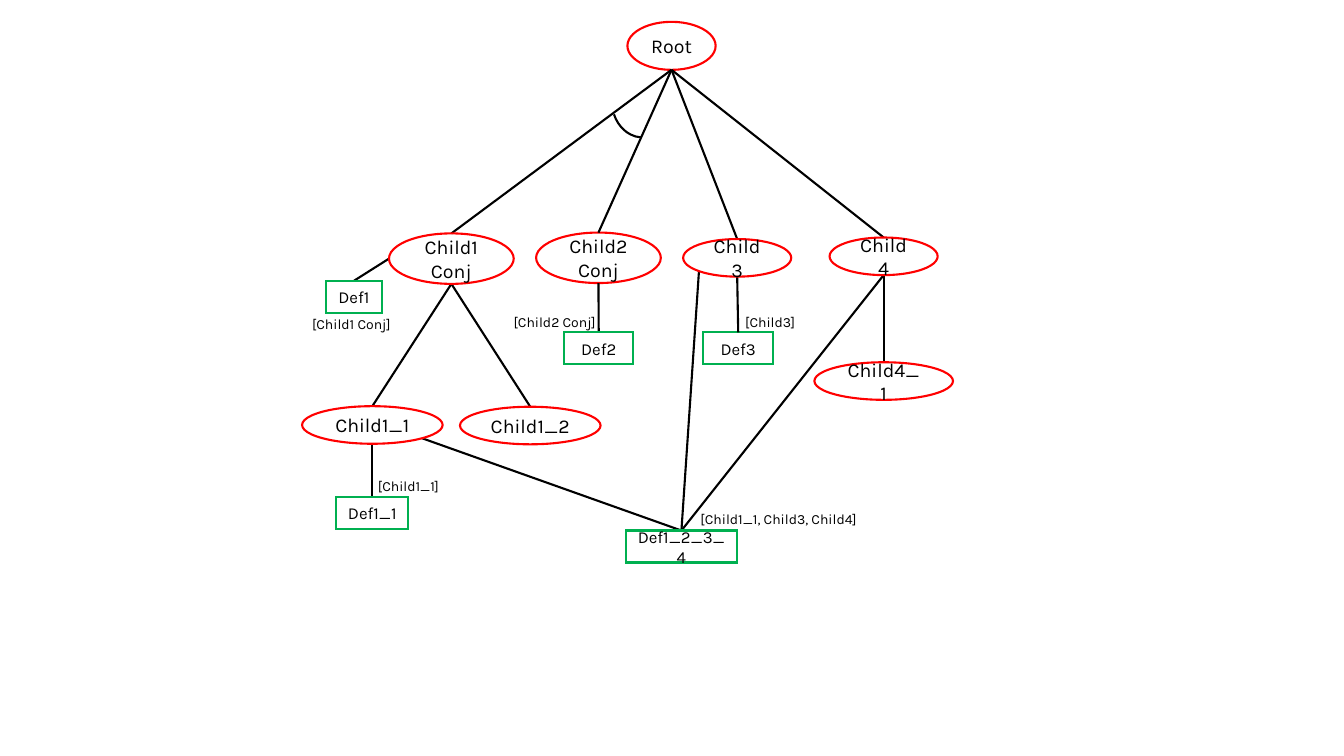
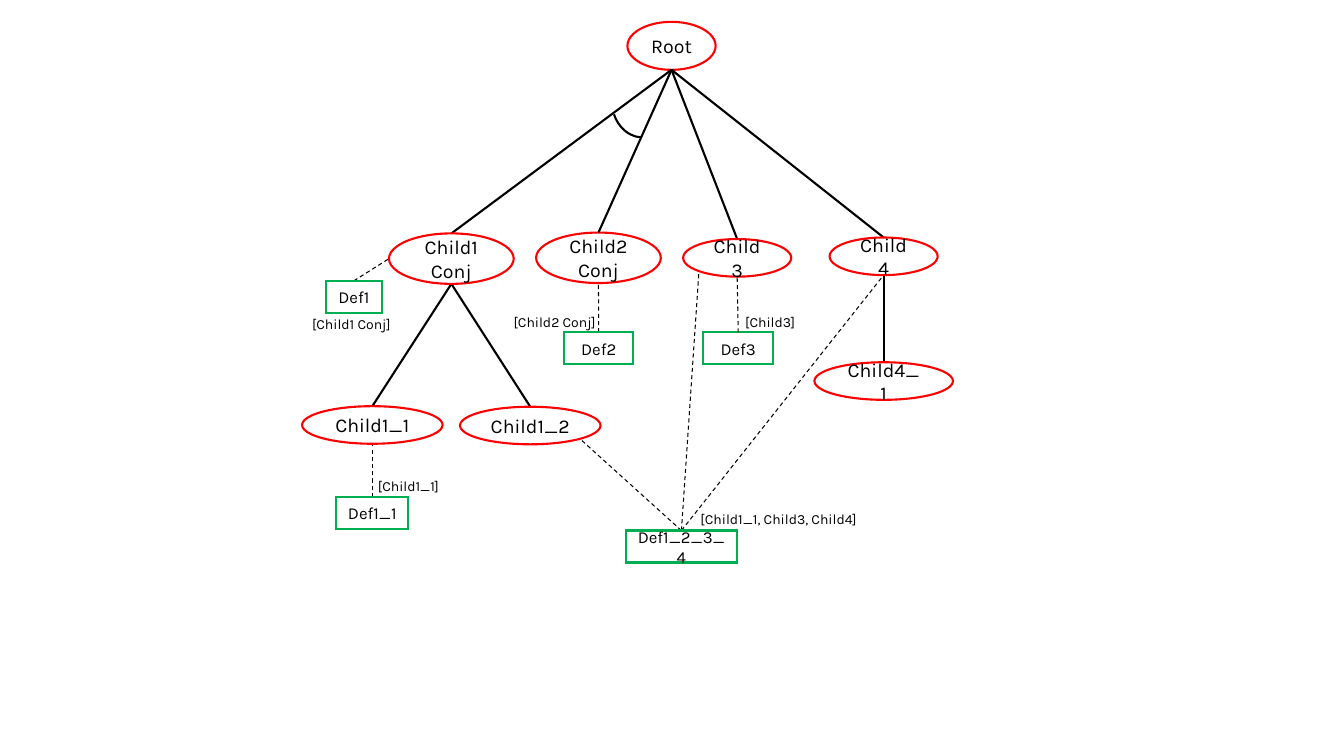
Before and after one commit to ZeroRickMore/TreeAlchemist, a slide deck: slide 2 of TreeAlchemist/Code/TreeAlchemizer/Input-Files/test-tree/tree.pptx. Drawn at 1344x756 pixels with LibreOffice and Linux fonts; fonts in the diff are those of the drawing. Boxes give left, top, right and bottom in pixels: in the first picture for what was removed or moved away, otherwise in the second. Text is boxed around its words. In the diff, an @@ line names an element or a change of style, - is before the commit and + after.

```diff
--- a/TreeAlchemist/Code/TreeAlchemizer/Input-Files/test-tree/tree.pptx
+++ b/TreeAlchemist/Code/TreeAlchemizer/Input-Files/test-tree/tree.pptx
@@ line (354, 281) - (389, 259): stroke #000000 1.5 pt to #000000 0.75 pt dashed @@
@@ line (599, 333) - (599, 283): stroke #000000 1.5 pt to #000000 0.75 pt dashed @@
@@ line (682, 530) - (699, 271): stroke #000000 1.5 pt to #000000 0.75 pt dashed @@
@@ line (682, 530) - (884, 275): stroke #000000 1.5 pt to #000000 0.75 pt dashed @@
@@ line (738, 333) - (737, 276): stroke #000000 1.5 pt to #000000 0.75 pt dashed @@
@@ line (372, 497) - (372, 444): stroke #000000 1.5 pt to #000000 0.75 pt dashed @@
@@ line moved from (682, 530) - (422, 439) to (682, 530) - (580, 439) @@
@@ line (682, 530) - (580, 439): stroke #000000 1.5 pt to #000000 0.75 pt dashed @@
```
Also in this commit, not shown: 1 other slide changed.
